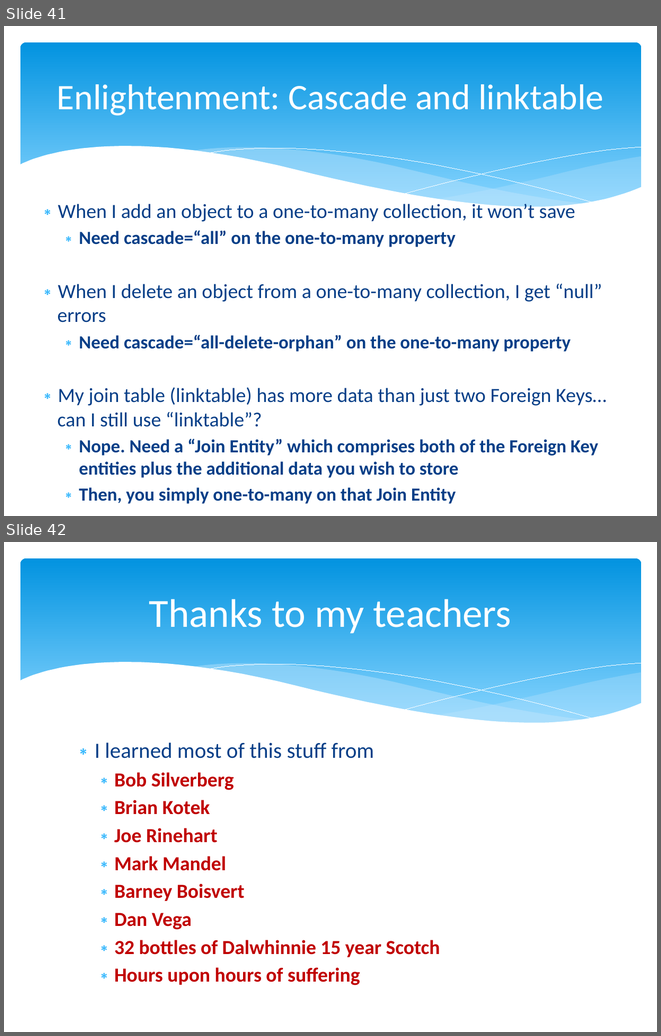
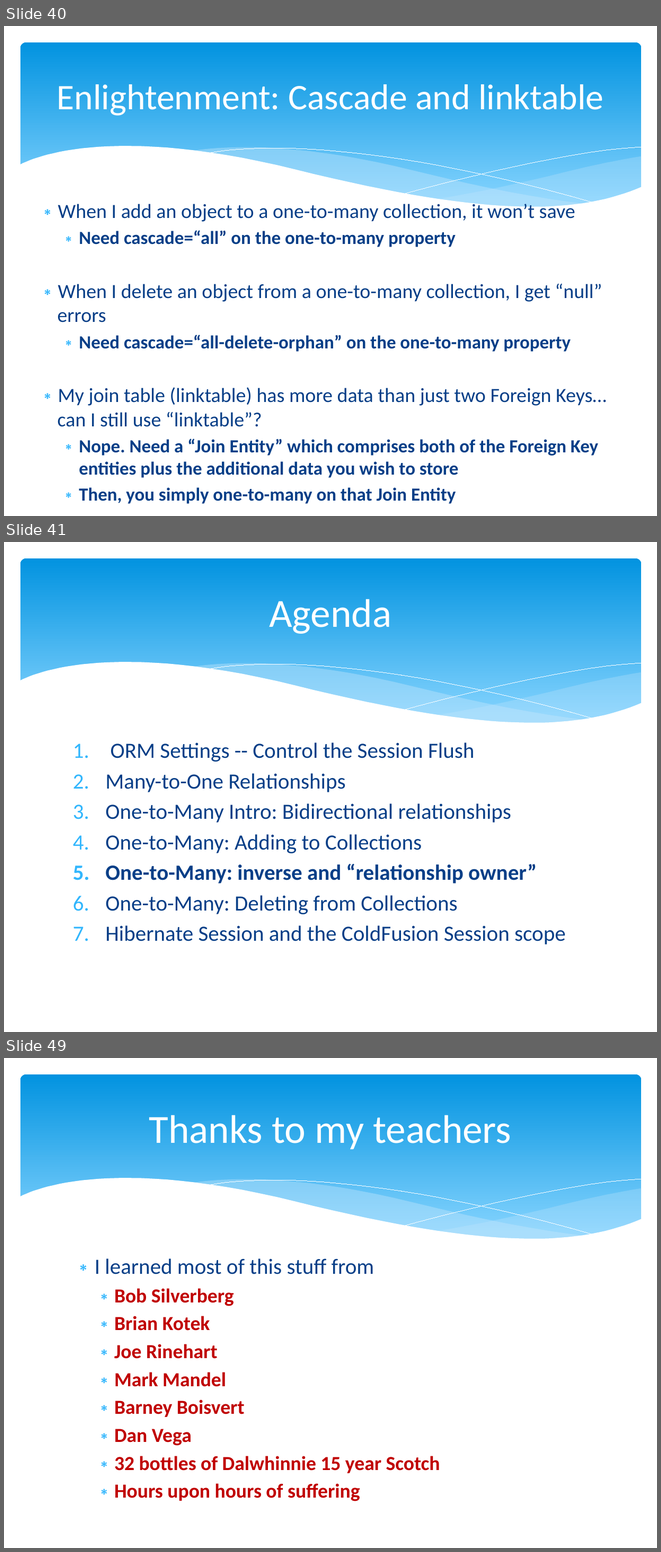
Before and after one commit to marcesher/mxunit-cfmeetups, a slide deck: CFObjective_ORMZen/preso/orm_zen.ppt.pptx. Shown one above the other, each under a label of ours: slides 41 and 42 before the commit, slides 40, 41 and 49 after it; the slides between them are not shown. The pictures are 661x1036 and 661x1552 pixels, drawn with LibreOffice and Linux fonts; fonts in the diff are those of the drawing. Boxes give left, top, right and bottom in pixels: in the first picture for what was removed or moved away, otherwise in the second. Text is boxed around its words. In the diff, an @@ line names an element or a change of style, - is before the commit and + after.

```diff
--- a/CFObjective_ORMZen/preso/orm_zen.ppt.pptx
+++ b/CFObjective_ORMZen/preso/orm_zen.ppt.pptx
@@ slide 41 added at (4, 542, 657, 1032), background #FFFFFF; not listed: 6 template elements that a slide beside it also shows @@
@@ title added at (269, 599, 391, 634), 44 pt, text #FFFFFF @@
+Agenda
@@ text added at (105, 742, 566, 944), 24 pt, text #073E87 @@
+1. ORM Settings -- Control the Session Flush
+2. Many-to-One Relationships
+3. One-to-Many Intro: Bidirectional relationships
+4. One-to-Many: Adding to Collections
+5. One-to-Many: inverse and “relationship owner”
+6. One-to-Many: Deleting from Collections
+7. Hibernate Session and the ColdFusion Session scope
@@ what was slide 41 is now slide 40 @@
@@ what was slide 42 is now slide 49 @@
```
Also in this commit, not shown: 10 slides changed, 7 other slides added, 1 slide removed, 1 other file.
